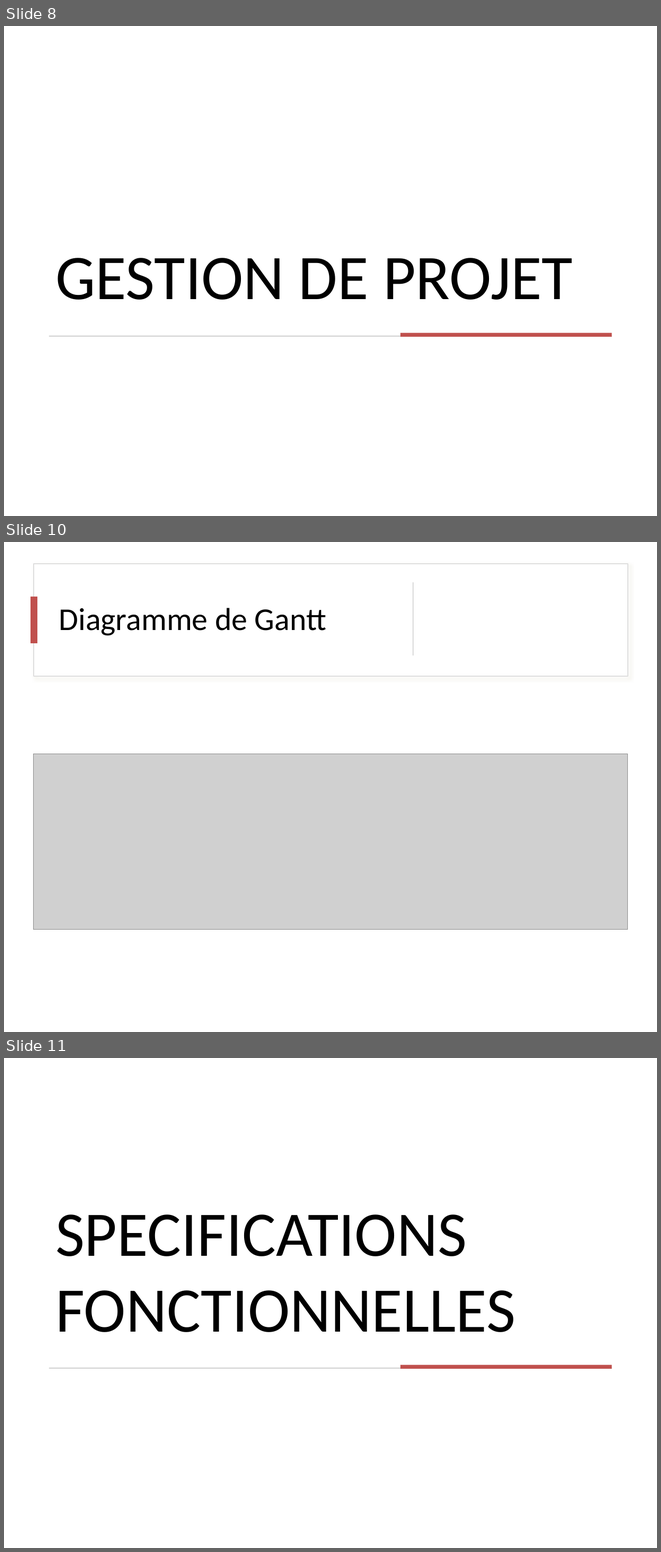
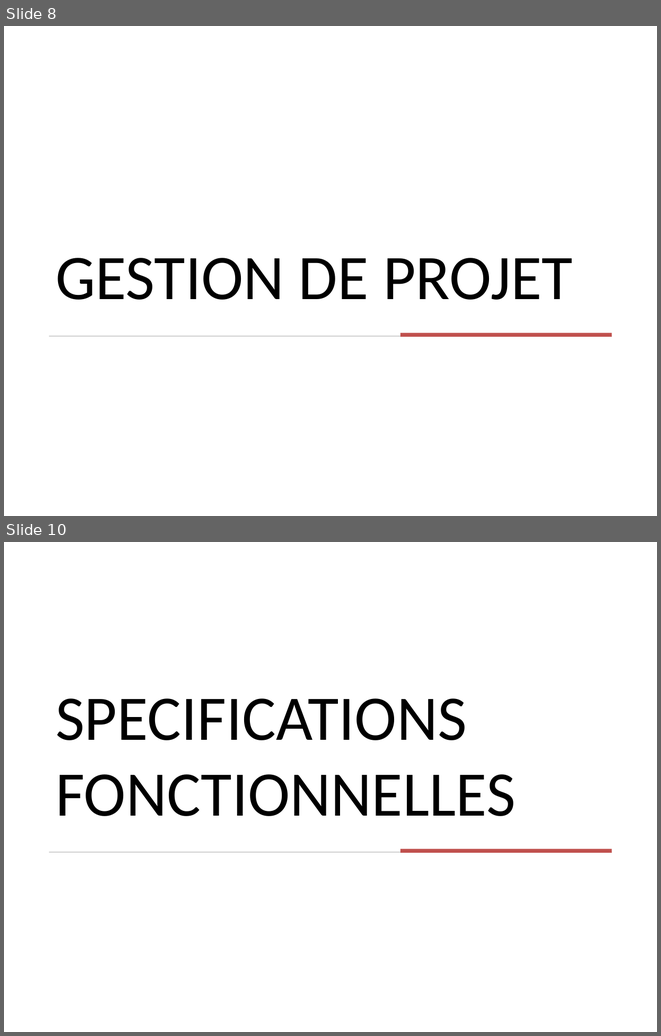
Before and after one commit to ShilkovKonst/pictopicto-client, a slide deck: dossier/PROJET picto.pptx. Shown one above the other, each under a label of ours: slides 8, 10 and 11 before the commit, slides 8 and 10 after it; the slides between them are not shown. The pictures are 661x1552 and 661x1036 pixels, drawn with LibreOffice and Linux fonts; fonts in the diff are those of the drawing; grey boxes stand for pictures. Boxes give left, top, right and bottom in pixels: in the first picture for what was removed or moved away, otherwise in the second. Text is boxed around its words. In the diff, an @@ line names an element or a change of style, - is before the commit and + after.

```diff
--- a/dossier/PROJET picto.pptx
+++ b/dossier/PROJET picto.pptx
@@ slide 10 removed at [4, 542, 657, 1032], background #FFFFFF @@
@@ rectangle removed at [33, 564, 628, 676] @@
@@ rectangle removed at [413, 582, 414, 655] @@
@@ rectangle removed at [31, 597, 37, 644] @@
@@ text removed at [59, 608, 326, 636] @@
-Diagramme de Gantt
@@ picture removed at [33, 753, 628, 929] @@
@@ what was slide 11 is now slide 10 @@
```
Also in this commit, not shown: 10 slides changed, 9 slides added, 1 other slide removed, 2 other files.
